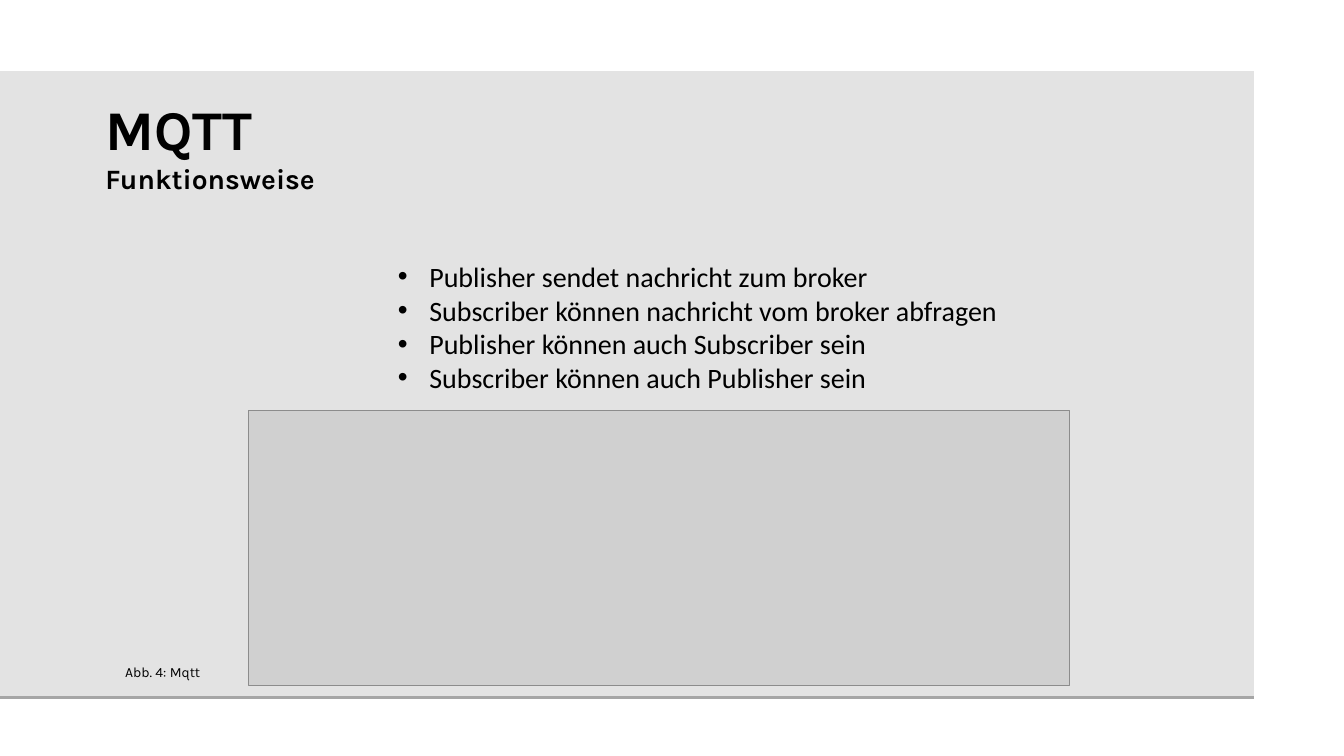
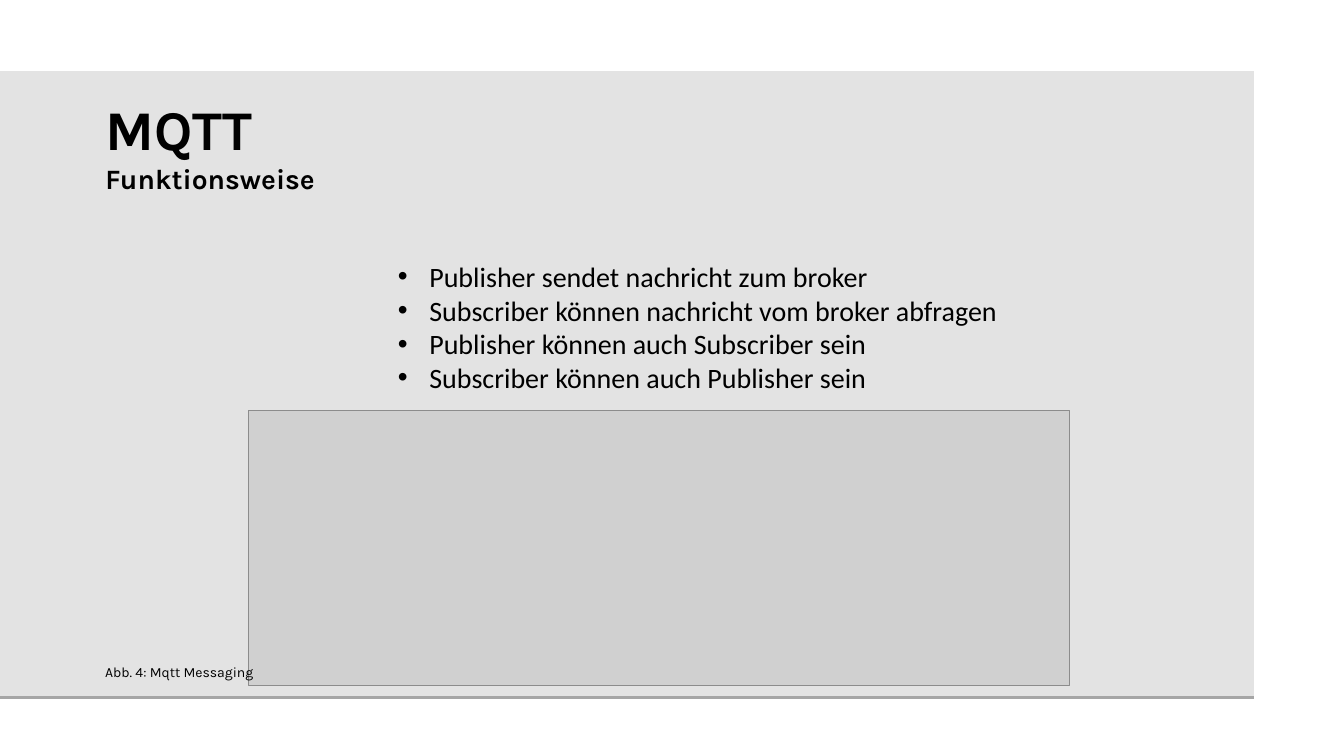
Before and after one commit to elehshl/mqtt_exercise_2021, a slide deck: slide 8 of presentation/MQTT_Exercise.odp. Drawn at 1344x756 pixels with LibreOffice and Linux fonts; fonts in the diff are those of the drawing; grey boxes stand for pictures; background and template pictures are left out. Boxes give left, top, right and bottom in pixels: in the first picture for what was removed or moved away, otherwise in the second. Text is boxed around its words. In the diff, an @@ line names an element or a change of style, - is before the commit and + after.

```diff
--- a/presentation/MQTT_Exercise.odp
+++ b/presentation/MQTT_Exercise.odp
@@ text at box(105, 664, 254, 681): text changed @@
-Abb. 4: Mqtt
+Abb. 4: Mqtt Messaging
```
Also in this commit, not shown: 28 other slides changed.
